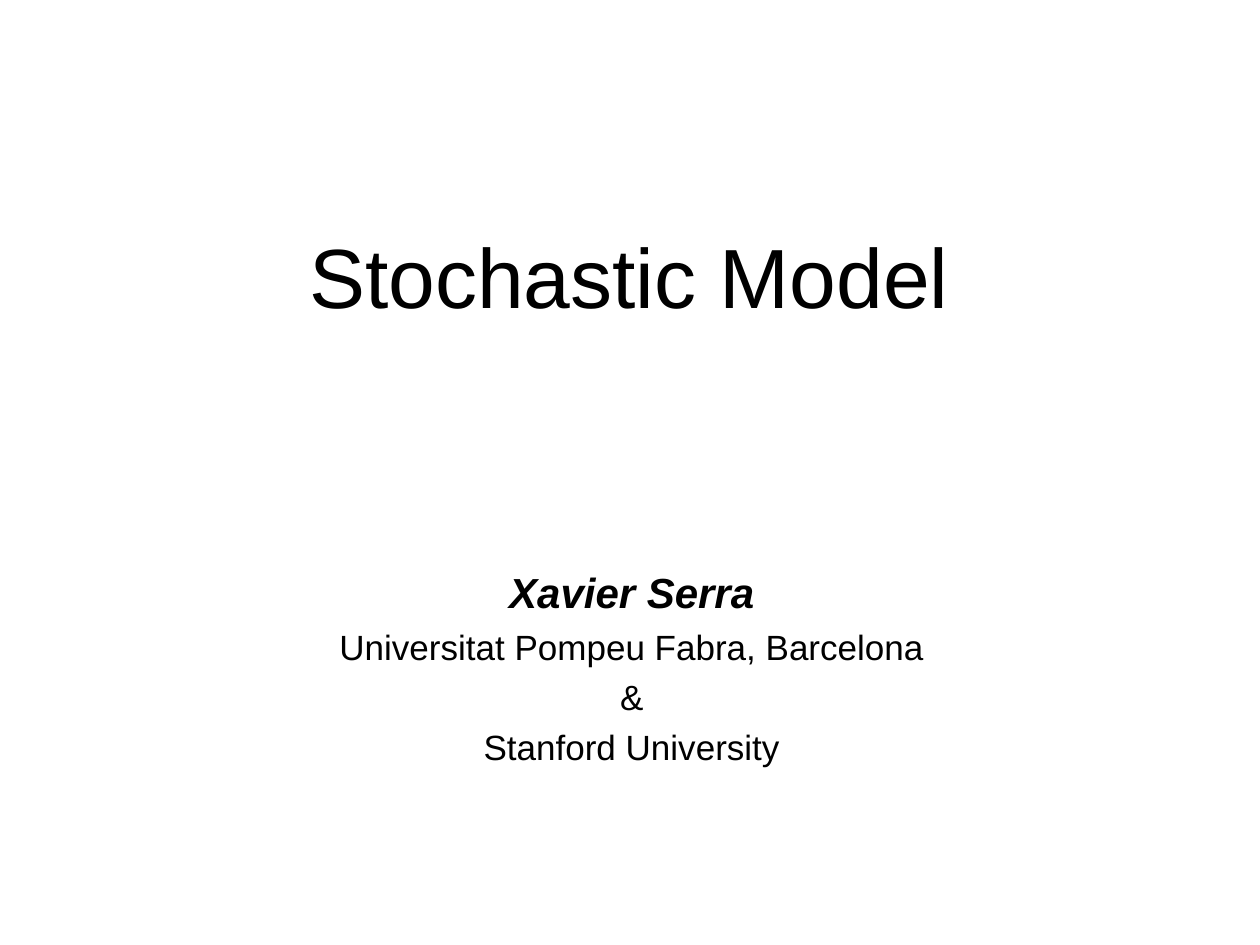
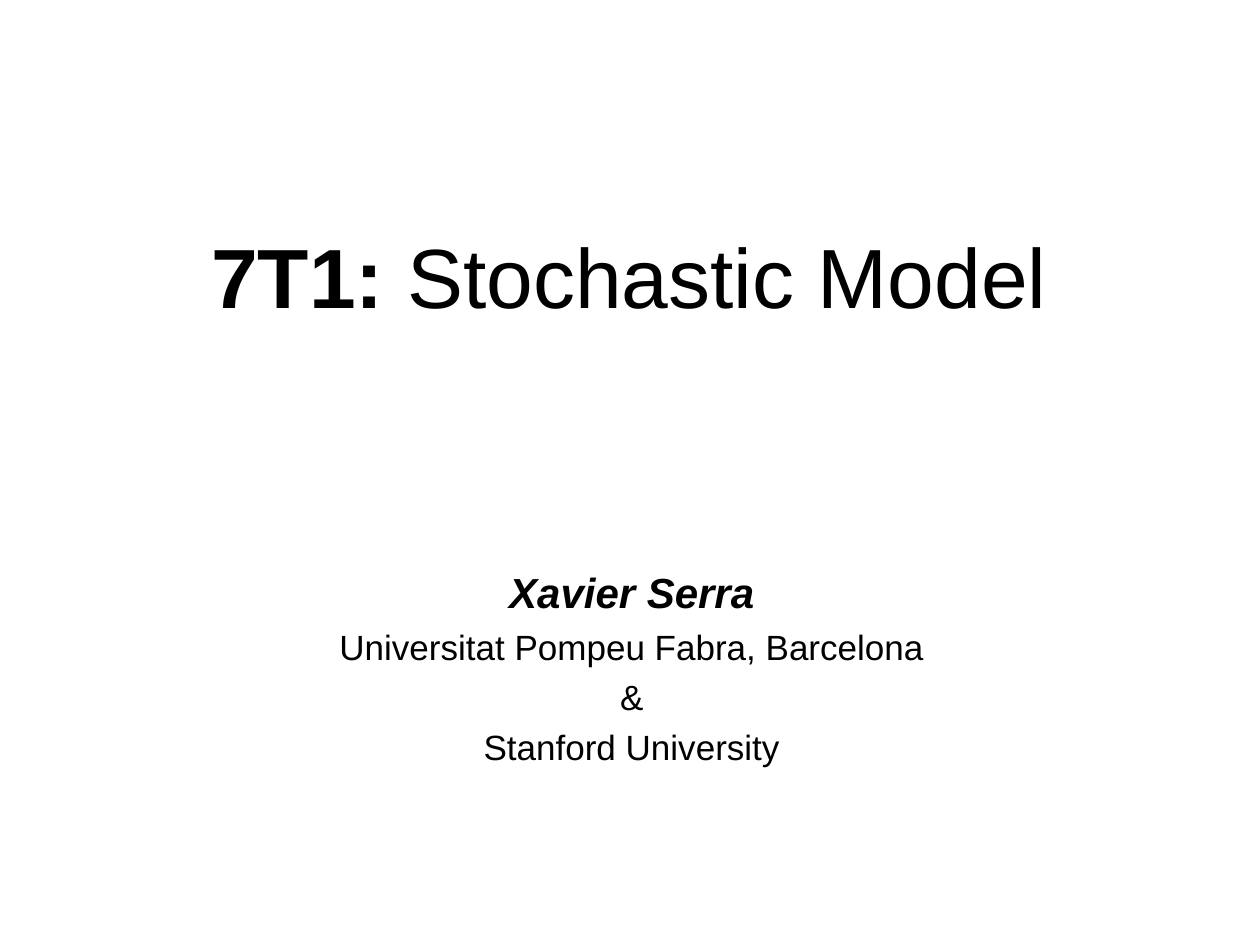
Before and after one commit to MTG/sms-tools, a slide deck: slide 1 of lectures/7-Sinusoidal-plus-residual-model/7T1-Stochastic-model.odp. Drawn at 1260x945 pixels with LibreOffice and Linux fonts; fonts in the diff are those of the drawing. Boxes give left, top, right and bottom in pixels: in the first picture for what was removed or moved away, otherwise in the second. Text is boxed around its words. In the diff, an @@ line names an element or a change of style, - is before the commit and + after.

```diff
--- a/lectures/7-Sinusoidal-plus-residual-model/7T1-Stochastic-model.odp
+++ b/lectures/7-Sinusoidal-plus-residual-model/7T1-Stochastic-model.odp
@@ title at box(211, 247, 1047, 309): text changed @@
-Stochastic Model
+7T1: Stochastic Model
```
Also in this commit, not shown: 3 other slides changed, 5 slides added, 1 slide removed, 14 other files.
